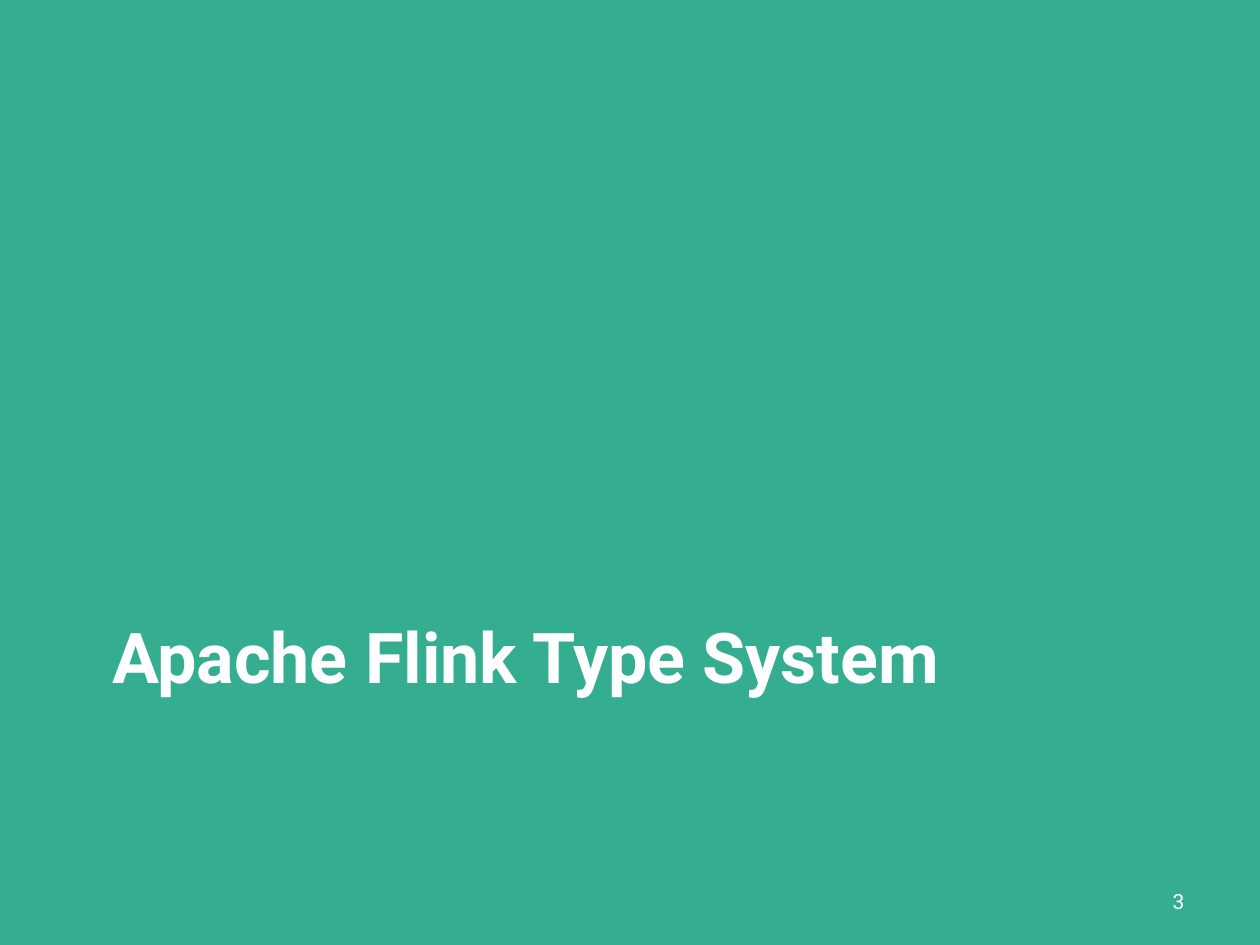
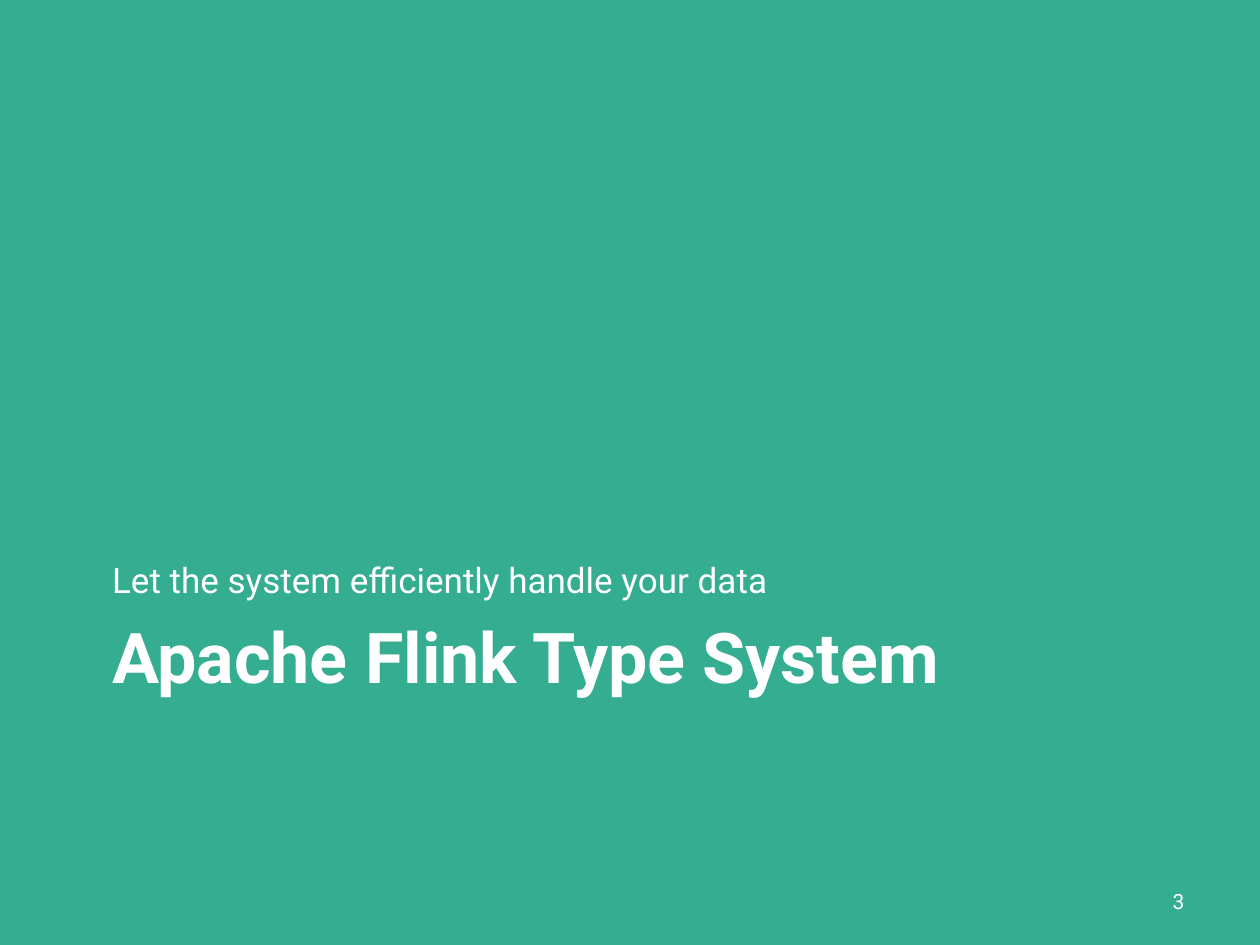
Before and after one commit to dataArtisans/flink-training-web, a slide deck: slide 3 of slides/flink_batch_advanced.pptx. Drawn at 1260x945 pixels with LibreOffice and Linux fonts; fonts in the diff are those of the drawing. Boxes give left, top, right and bottom in pixels: in the first picture for what was removed or moved away, otherwise in the second. Text is boxed around its words. In the diff, an @@ line names an element or a change of style, - is before the commit and + after.

```diff
--- a/slides/flink_batch_advanced.pptx
+++ b/slides/flink_batch_advanced.pptx
@@ text added at [112,566,767,601], 20 pt, text #FFFFFF @@
+Let the system efficiently handle your data
```
Also in this commit, not shown: 4 other slides changed, 32 slides added, 5 slides removed.
